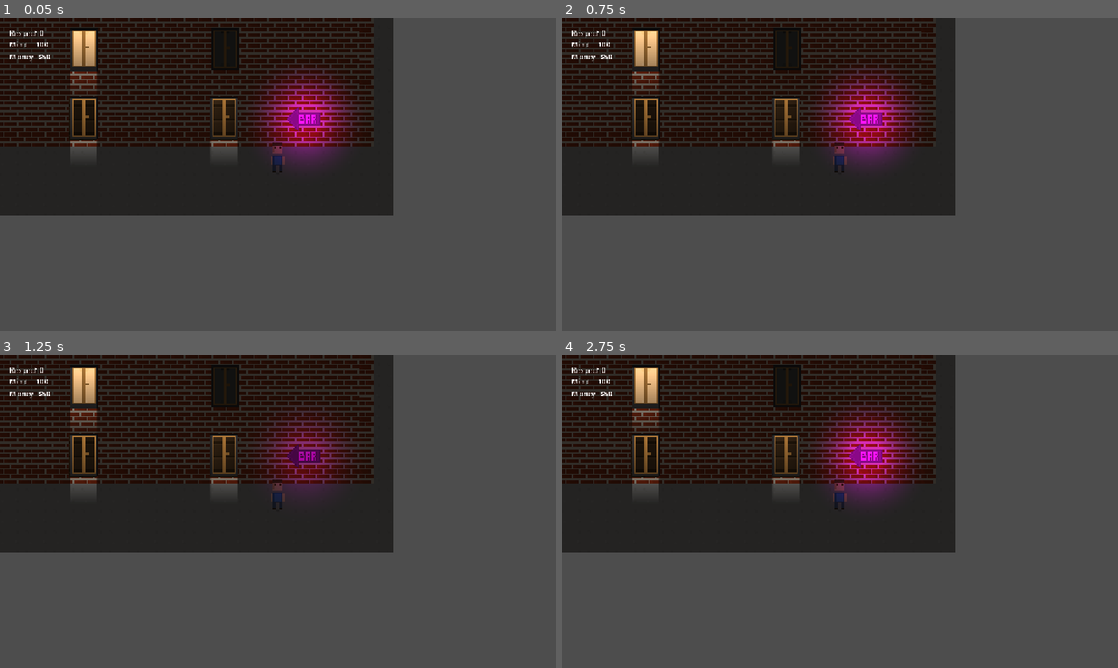
Above: before the commit, frames 1-4 (two rows, left to right).
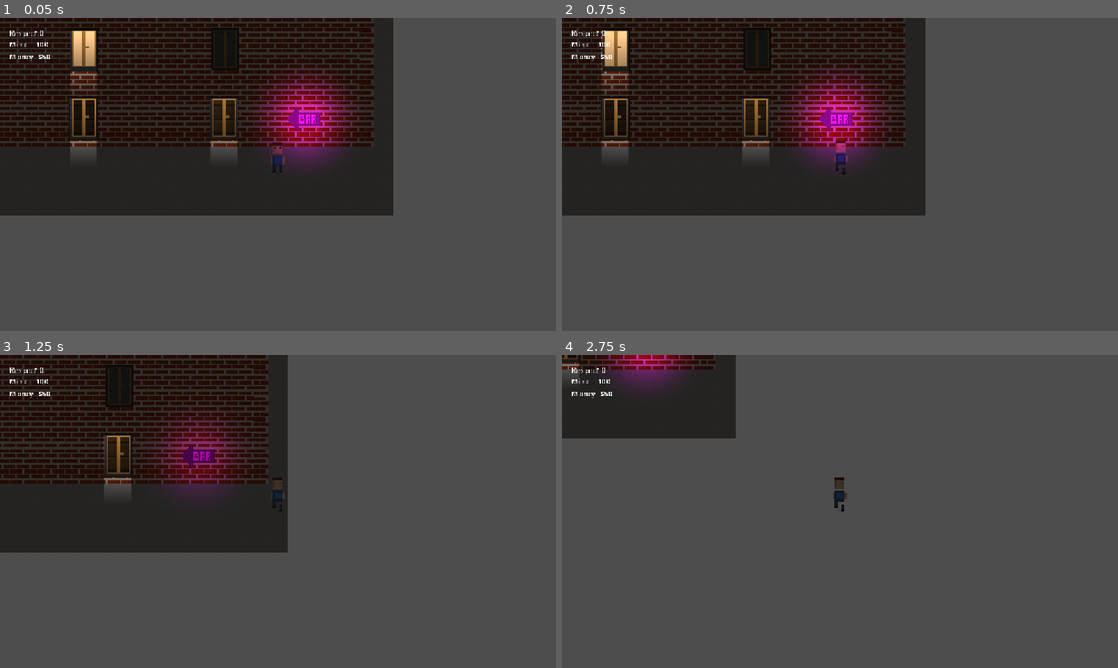
Above: after the commit, the same moments.

Repository: daniilbug/Drunkheads
Game: Godot game, scene res://scenes/main.tscn
Same seed, same stepped clock (60 frames per second), same inputs: the game is played once before the commit and once after it. This scene is started directly instead of the project's main scene.
Inputs:
- Up to frame 1 (0.05 s): no input
- Up to frame 2 (0.75 s): tap Enter at 0.5 s; hold D (right) from 0.53 s (still down); hold E (interact) from 0.53 s (still down)
- Up to frame 3 (1.25 s): keep holding D (right); keep holding E (interact)
- Up to frame 4 (2.75 s): release D (right) at 1.28 s; release E (interact) at 1.28 s; hold S (down) 1.28-2.03 s; tap Q (take) at 1.35 s; hold D (right) from 2.03 s (still down); hold E (interact) from 2.03 s (still down)

Frame 1 is identical in both runs. In frame 2, 16% of the frame differs, in the area x 0-71%, y 0-64%; in frame 3, 20%; in frame 4, 41%.
Error before the commit: Invalid assignment of property or key 'frame' with value of type 'int' on a base object of type 'null instance'. (res://scripts/core/player.gd:64)

Commit message:
Fix WC lights, add shape to trash

Diff:
--- a/scenes/core/lamp.tscn
+++ b/scenes/core/lamp.tscn
@@ -17,6 +17,11 @@
 fill_from = Vector2(0.5, 0.5)
 fill_to = Vector2(0, 0)
 
+[sub_resource type="SceneReplicationConfig" id="SceneReplicationConfig_cq6jn"]
+properties/0/path = NodePath(".:is_turned_on")
+properties/0/spawn = true
+properties/0/replication_mode = 2
+
 [node name="Lamp" type="Node2D" unique_id=909148239]
 script = ExtResource("1_cq6jn")
 
@@ -29,3 +34,6 @@
 [node name="Light" type="PointLight2D" parent="." unique_id=1194208775]
 range_item_cull_mask = 2
 texture = SubResource("GradientTexture2D_w6qhe")
+
+[node name="MultiplayerSynchronizer" type="MultiplayerSynchronizer" parent="." unique_id=710987037]
+replication_config = SubResource("SceneReplicationConfig_cq6jn")
--- a/scenes/wc/trash.tscn
+++ b/scenes/wc/trash.tscn
@@ -2,9 +2,16 @@
 
 [ext_resource type="Texture2D" uid="uid://oi1c5p3x7qyn" path="res://assets/sprites/wc/trash.png" id="1_sm3cy"]
 
-[node name="Trash" type="Node2D" unique_id=1513952303]
+[sub_resource type="RectangleShape2D" id="RectangleShape2D_sm3cy"]
+size = Vector2(7, 3)
+
+[node name="Trash" type="StaticBody2D" unique_id=2128032258]
 
 [node name="Sprite" type="Sprite2D" parent="." unique_id=1157179690]
 light_mask = 2
 position = Vector2(0, -6)
 texture = ExtResource("1_sm3cy")
+
+[node name="Shape" type="CollisionShape2D" parent="." unique_id=783985651]
+position = Vector2(0, -1)
+shape = SubResource("RectangleShape2D_sm3cy")
--- a/scenes/wc/wc.tscn
+++ b/scenes/wc/wc.tscn
@@ -150,7 +150,7 @@
 position = Vector2(52, 6)
 
 [node name="Switch" parent="YSort" parent_id_path=PackedInt32Array(15) index="8" unique_id=1667194425 instance=ExtResource("7_g6ssw")]
-position = Vector2(23.559307, 80.51867)
+position = Vector2(21.163923, 80.33837)
 
 [node name="Trash" parent="YSort" parent_id_path=PackedInt32Array(15) index="9" unique_id=1513952303 instance=ExtResource("13_2khuj")]
 position = Vector2(74.00407, 22.82336)
--- a/scripts/core/lamp.gd
+++ b/scripts/core/lamp.gd
@@ -1,4 +1,11 @@
 class_name Lamp
 extends Node2D
 
-@onready var light: Light2D = $Light
+@onready var _light: Light2D = $Light
+
+@export var is_turned_on: bool = true:
+	set(value):
+		print("set ", value)
+		if is_node_ready():
+			_light.visible = value
+		is_turned_on = value
--- a/scripts/core/player.gd
+++ b/scripts/core/player.gd
@@ -40,7 +40,7 @@
 		if old_value != value:
 			_on_direction_change(value)
 
-@onready var sprite: Sprite2D = $Spritew
+@onready var sprite: Sprite2D = $Sprite
 @onready var hands: Node2D = $Hands
 @onready var interaction_area: Area2D = $InteractionArea
 @onready var synchronizer: MultiplayerSynchronizer = $MultiplayerSynchronizer
--- a/scripts/poker/poker_session.gd
+++ b/scripts/poker/poker_session.gd
@@ -305,10 +305,10 @@
 func _ensure_game_exists() -> void:
 	if game != null and is_instance_valid(game):
 		return
-	_canvas      = CanvasLayer.new()
+	_canvas = CanvasLayer.new()
 	_canvas.name = "PokerCanvas"
-	game        = load("res://scenes/poker/poker_game.tscn").instantiate() as PokerGame
-	game.name   = "PokerGame"
+	game = load("res://scenes/poker/poker_game.tscn").instantiate() as PokerGame
+	game.name = "PokerGame"
 	game.interact_node = self
 	get_tree().root.add_child(_canvas)
 	_canvas.add_child(game)
@@ -377,8 +377,6 @@
 			player_slots[s] = -1
 			break
 
-
-
 @rpc("authority", "call_local", "reliable")
 func _remote_ready_state(data: Dictionary) -> void:
 	if game != null and is_instance_valid(game):
--- a/scripts/wc/wc.gd
+++ b/scripts/wc/wc.gd
@@ -6,7 +6,8 @@
 
 func _ready() -> void:
 	switch.on_switch.connect(_invert_light)
+	lamp.is_turned_on = false
 	super._ready()
 
 func _invert_light() -> void:
-	lamp.visible = not lamp.visible
+	lamp.is_turned_on = not lamp.is_turned_on
